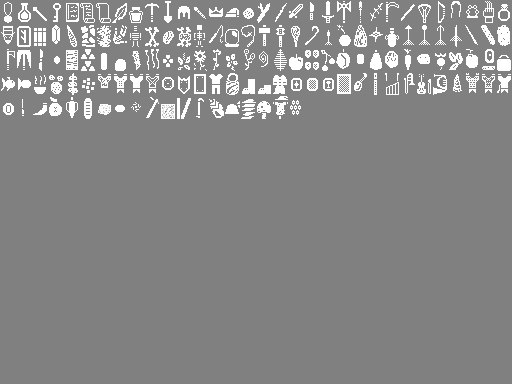
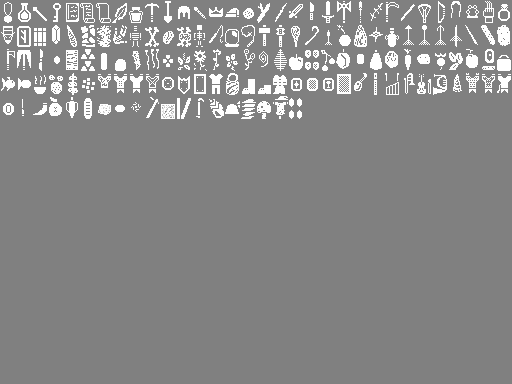
Layered file, before and after one edit (512px x 384px). Changes by layer:
painted on "Background" over [289, 98, 302, 119]
